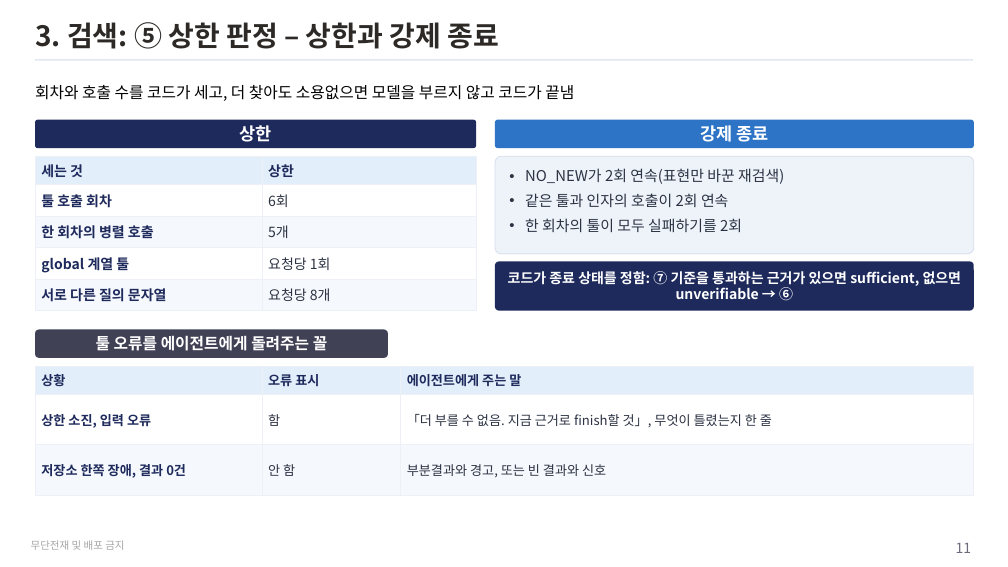
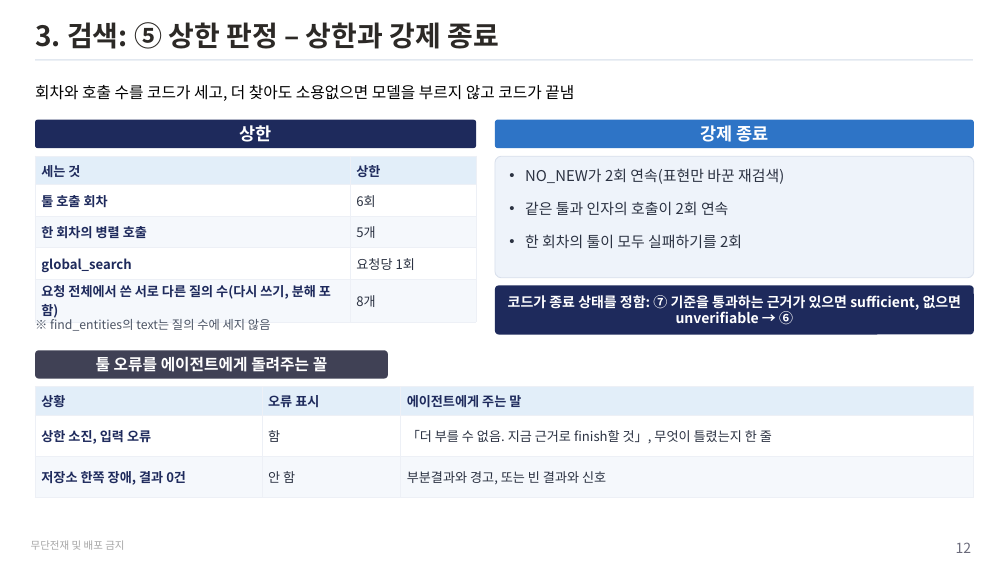
Before and after one commit to unicorn-campus/hybrid-ai, a slide deck: slide 12 of teacher/plan/graph-search-textbook.pptx (slide 11 before the commit). Drawn at 1008x567 pixels with LibreOffice and Linux fonts; fonts in the diff are those of the drawing. Boxes give left, top, right and bottom in pixels: in the first picture for what was removed or moved away, otherwise in the second. Text is boxed around its words. In the diff, an @@ line names an element or a change of style, - is before the commit and + after.

```diff
--- a/teacher/plan/graph-search-textbook.pptx
+++ b/teacher/plan/graph-search-textbook.pptx
@@ table at (35,156,476,324) @@
-row 4, column 1: global 계열 툴
+row 4, column 1: global_search
-row 5, column 1: 서로 다른 질의 문자열
+row 5, column 1: 요청 전체에서 쓴 서로 다른 질의 수(다시 쓰기, 분해 포함)
-row 5, column 2: 요청당 8개
+row 5, column 2: 8개
@@ size 16 to 15 pt in "세는 것", "상한", "툴 호출 회차", "6회" and 3 more places @@
@@ rounded rectangle "NO_NEW가 2회 연속(표현만 바꾼 재검색)": place and size @@
-rounded rectangle "NO_NEW가 2회 연속(표현만 바꾼 재검색)" at (495,156,974,254)
+rounded rectangle "NO_NEW가 2회 연속(표현만 바꾼 재검색)" at (495,156,974,278)
@@ rounded rectangle "NO_NEW가 2회 연속(표현만 바꾼 재검색)" at (495,156,974,278): more space between paragraphs; proportions changed @@
@@ rounded rectangle "코드가 종료 상태를 정함: ⑦ ...": place and size @@
-rounded rectangle "코드가 종료 상태를 정함: ⑦ ..." at (495,261,974,311)
+rounded rectangle "코드가 종료 상태를 정함: ⑦ ..." at (495,285,974,335)
@@ text added at (50,316,271,331), 14 pt, text #4A5364 @@
+※ find_entities의 text는 질의 수에 세지 않음
@@ rounded rectangle "툴 오류를 에이전트에게 돌려주는 꼴": place and size @@
-rounded rectangle "툴 오류를 에이전트에게 돌려주는 꼴" at (35,329,388,358)
+rounded rectangle "툴 오류를 에이전트에게 돌려주는 꼴" at (35,350,388,379)
@@ table: place and size @@
-table at (35,366,974,482)
+table at (35,387,974,489)
@@ page number at (956,542,971,553): text changed @@
-11
+12
```
Also in this commit, not shown: 10 other slides changed, 4 slides added, 1 slide removed, 22 other files.
